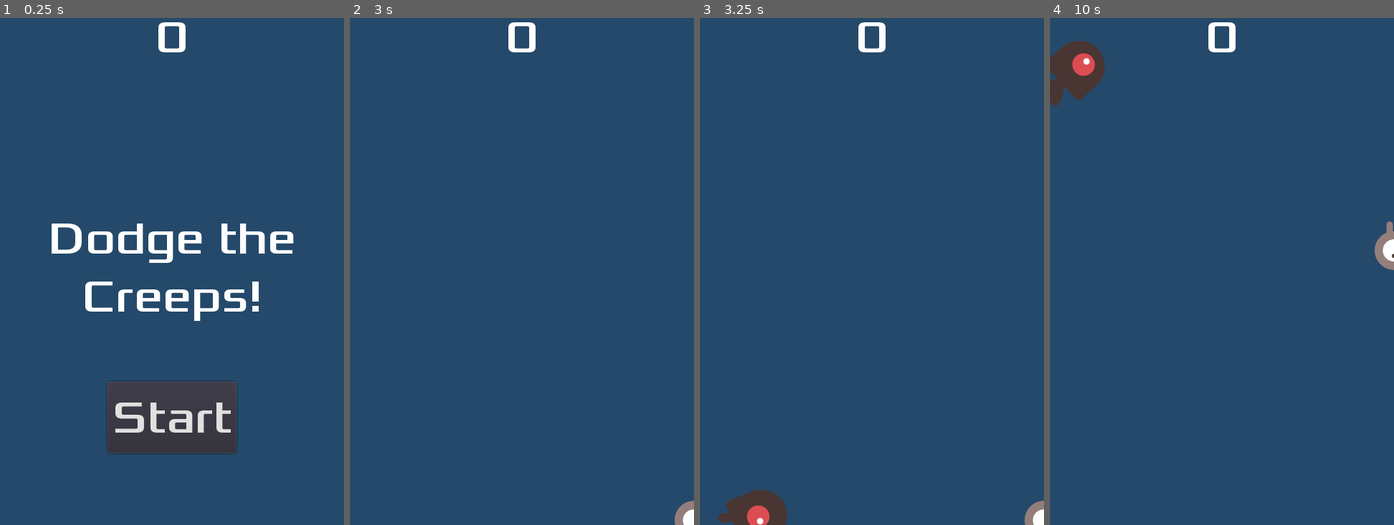
Above: before the commit, frames 1-4 (left to right).
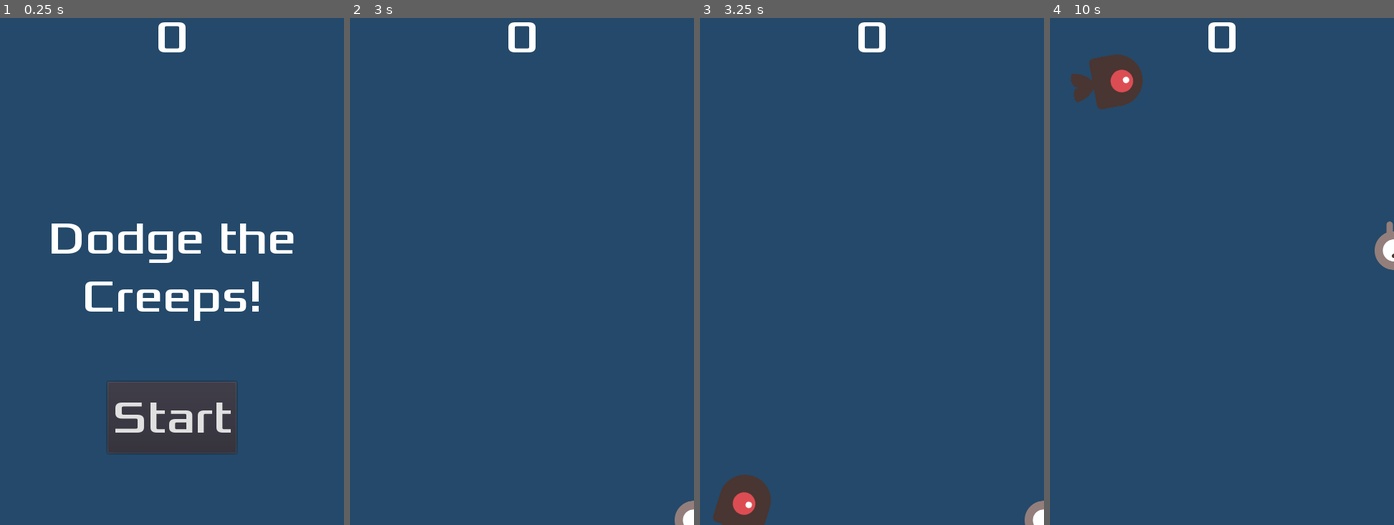
Above: after the commit, the same moments.

Repository: waltersotil/test_3godot_dodge
Game: Godot game, scene res://Main.tscn
Two runs of this game, one before a commit and one after it. Both use one fixed random seed, a clock stepped at 60 frames per second and the inputs below.
Inputs:
- Up to frame 1 (0.25 s): no input
- Up to frame 2 (3 s): click "Start" at 0.5 s; tap Enter at 1.25 s; hold Right (ui_right) 1.28-2.03 s; hold Down (ui_down) 2.03-2.78 s; hold Right (ui_right) from 2.78 s (still down)
- Up to frame 3 (3.25 s): keep holding Right (ui_right)
- Up to frame 4 (10 s): release Right (ui_right) at 3.53 s; hold Up (ui_up) 3.53-4.28 s; tap Space at 4.25, 6.5 s; hold Left (ui_left) 4.28-5.78 s; tap Enter at 5, 8 s; hold Down (ui_down) 5.78-6.53 s; hold Right (ui_right) 6.53-7.25 s; click "Start" at 7.25 s; hold Up (ui_up) 8.03-8.78 s; hold Right (ui_right) 8.78-9.53 s; hold Down (ui_down) from 9.53 s (still down)

Frames 1-2 are identical in both runs. In frame 3, 1.2% of the frame differs, in the area x 3-26%, y 90-100%; in frame 4, 2.2%, in the area x 0-28%, y 4-19%.

Commit message:
Aumenté la velocidad de los enemigos y achiqué el ángulo

Diff:
--- a/Main.gd
+++ b/Main.gd
@@ -37,10 +37,10 @@
 	# Set the mob's position to a random location.
 	mob.position = $MobPath/MobSpawnLocation.position
 	# Add some randomness to the direction.
-	direction += rand_range(-PI / 2, PI / 2)
+	direction += rand_range(-PI / 8, PI / 8)
 	mob.rotation = direction
 	# Set the velocity (speed & direction).
-	mob.linear_velocity = Vector2(rand_range(mob.min_speed, mob.max_speed), 0)
+	mob.linear_velocity = Vector2(rand_range(mob.min_speed, mob.max_speed*2), 0)
 	mob.linear_velocity = mob.linear_velocity.rotated(direction)
 
 
